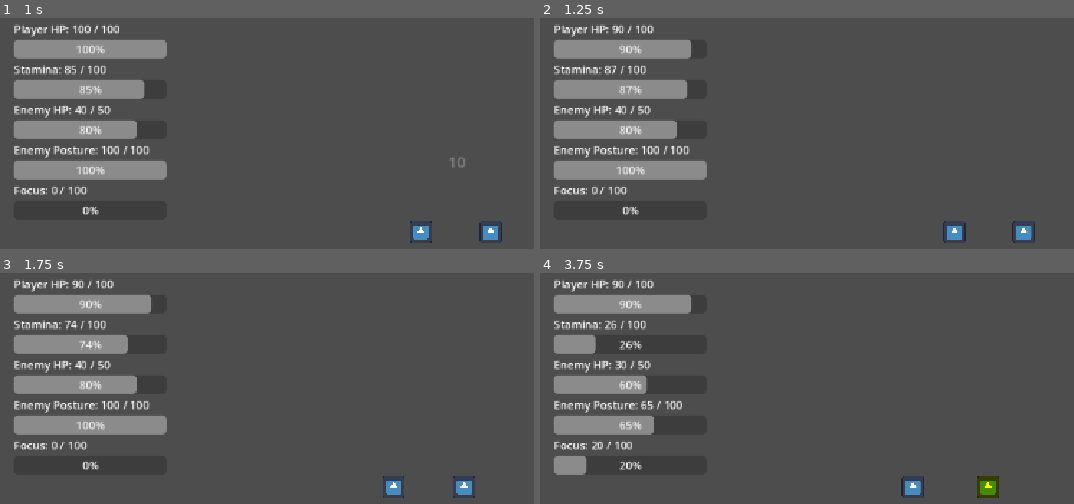
Above: before the commit, frames 1-4 (two rows, left to right).
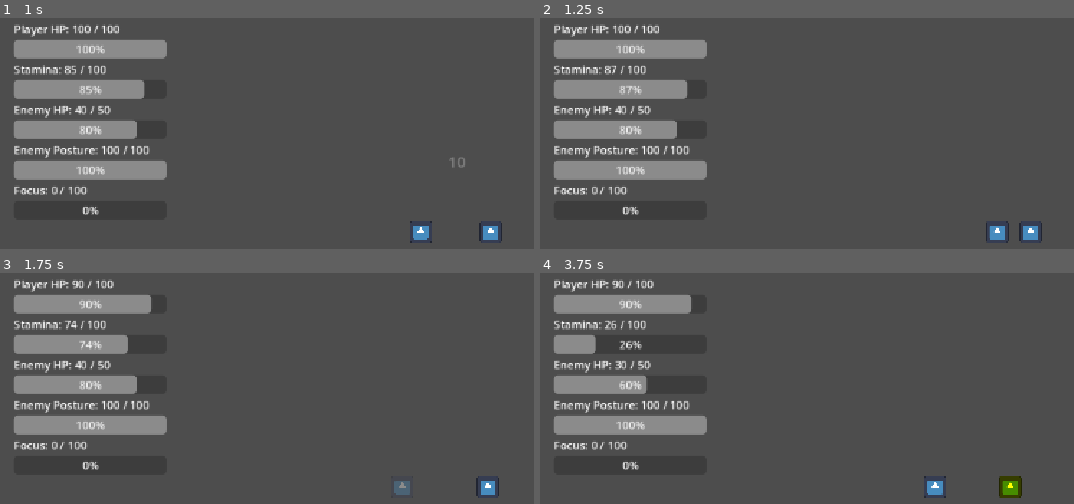
Above: after the commit, the same moments.

Repository: shanwinder/lastblade
Game: Godot game, scene res://scenes/main/Main.tscn
The game is run twice, just before and just after one commit, with the same random seed, the same clock (stepped at 60 frames per second) and the same inputs. The engine's default icon, where the game draws it, is replaced by a stand-in: a white triangle on a blue panel in a dark square.
Inputs:
- Up to frame 1 (1 s): hold Right (ui_right) from 0.53 s (still down); tap J (attack) at 0.6 s
- Up to frame 2 (1.25 s): keep holding Right (ui_right)
- Up to frame 3 (1.75 s): release Right (ui_right) at 1.28 s; hold Left (ui_left) from 1.28 s (still down); tap J (attack) at 1.35 s
- Up to frame 4 (3.75 s): release Left (ui_left) at 2.03 s; hold Right (ui_right) 2.03-3.53 s; tap K (dash) at 2.1 s; tap J (attack) at 2.3, 3.05 s; tap L (parry) at 2.85 s; tap Enter at 3.5 s; hold Left (ui_left) from 3.53 s (still down); hold R from 3.53 s (still down)

Frame 1 is identical in both runs. In frame 2, 1.2% of the frame differs, in the area x 13-95%, y 2-98%; in frame 3, 0.7%; in frame 4, 3.0%, in the area x 2-91%, y 55-98%.

Commit message:
Update EnemyDummy.gd

Diff:
--- a/last-blade-trial/EnemyDummy.gd
+++ b/last-blade-trial/EnemyDummy.gd
@@ -24,7 +24,7 @@
 
 # เวลาก่อนศัตรูโจมตีจริง
 # ใช้เป็นช่วงเตือนให้ผู้เล่นเห็นจังหวะ Dash หรือ Parry
-@export var attack_windup_time: float = 0.35
+@export var attack_windup_time: float = 0.90
 
 # ระยะเวลาที่ Hitbox ของศัตรูเปิดตอนโจมตี
 @export var attack_active_time: float = 0.18
